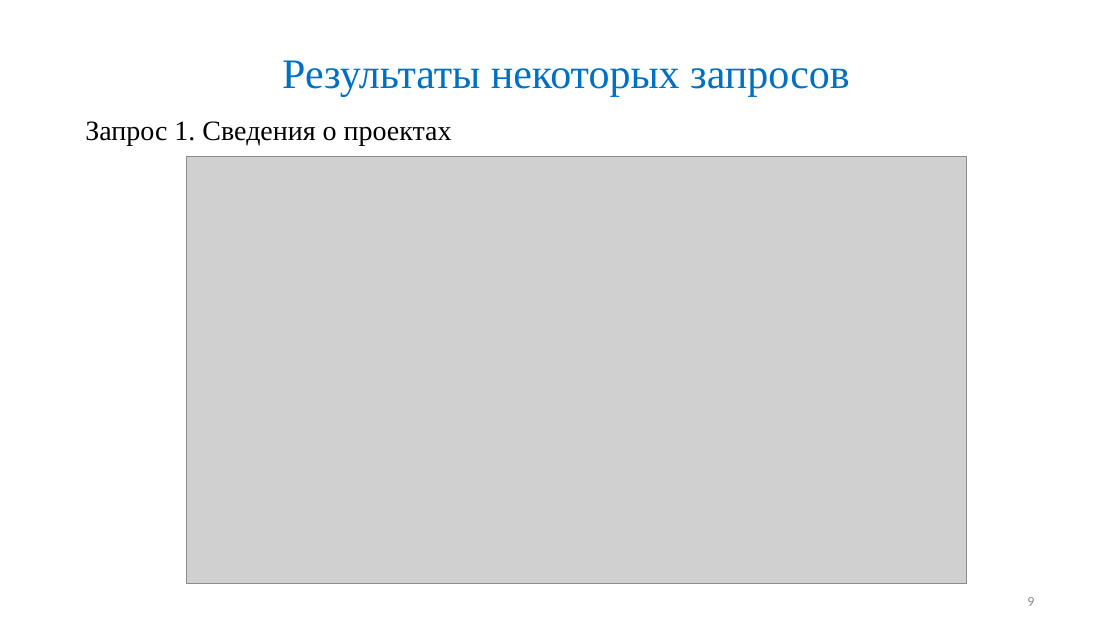
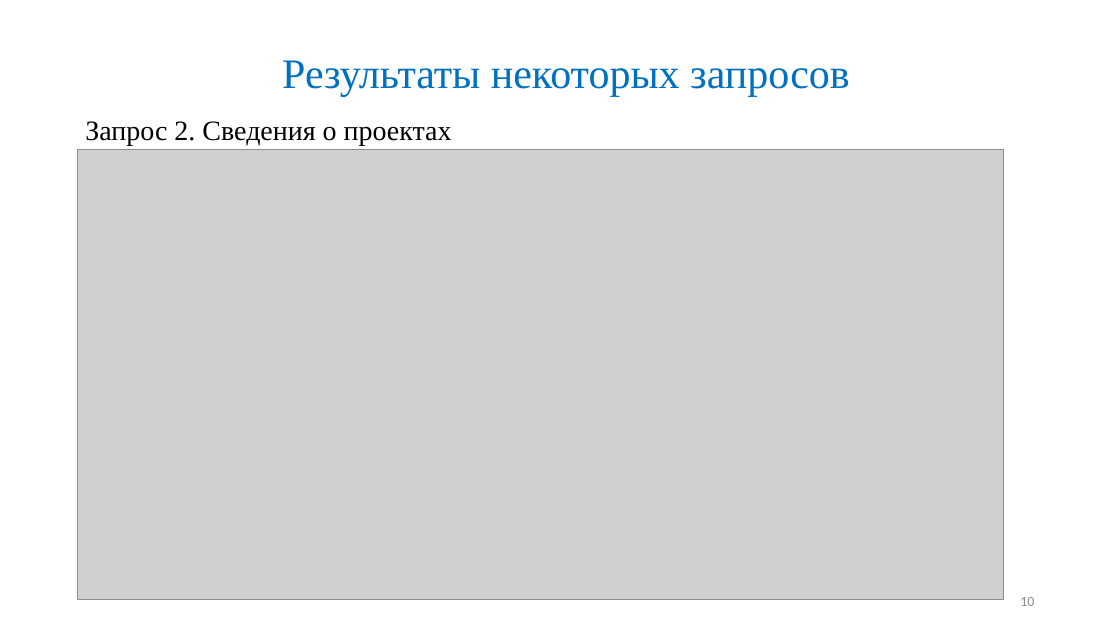
Before and after one commit to Maglus/-2017, a slide deck: slide 10 of Презентация ВКР2017.pptx (slide 9 before the commit). Drawn at 1120x630 pixels with LibreOffice and Linux fonts; fonts in the diff are those of the drawing; grey boxes stand for pictures. Boxes give left, top, right and bottom in pixels: in the first picture for what was removed or moved away, otherwise in the second. Text is boxed around its words. In the diff, an @@ line names an element or a change of style, - is before the commit and + after.

```diff
--- a/Презентация ВКР2017.pptx
+++ b/Презентация ВКР2017.pptx
@@ picture: place and size @@
-picture at (187,156,967,584)
+picture at (77,149,1004,599)
@@ text at (85,121,452,146): text changed @@
-Запрос 1. Сведения о проектах
+Запрос 2. Сведения о проектах
@@ page number at (1020,597,1034,606): text changed @@
-9
+10
```
Also in this commit, not shown: 2 other slides changed, 2 slides added.
